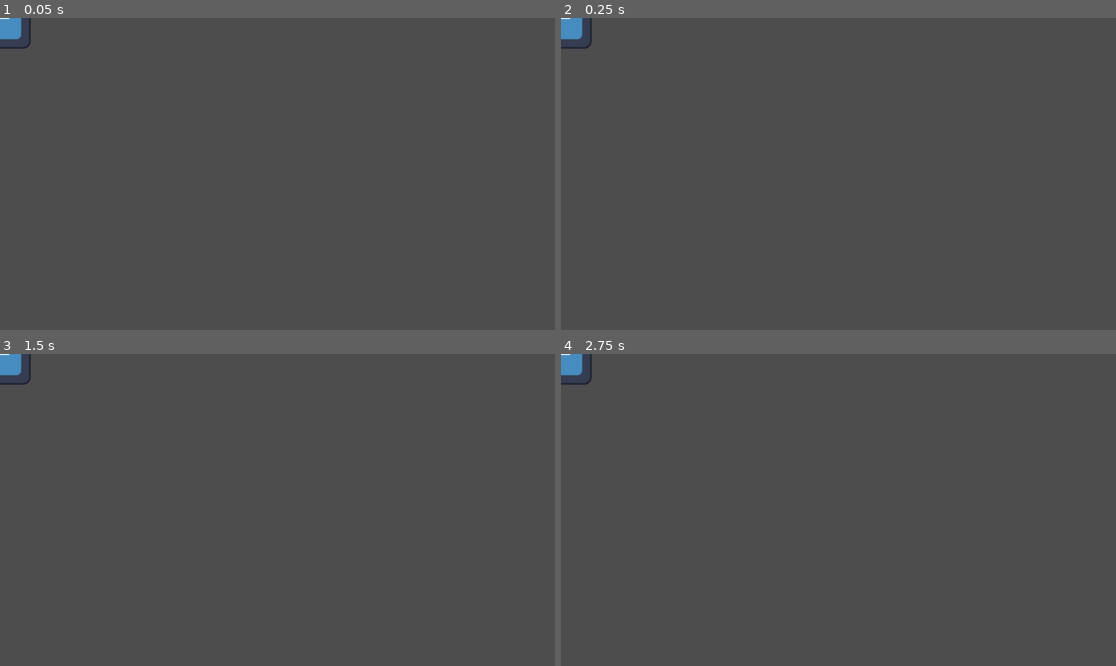
Above: before the commit, frames 1-4 (two rows, left to right).
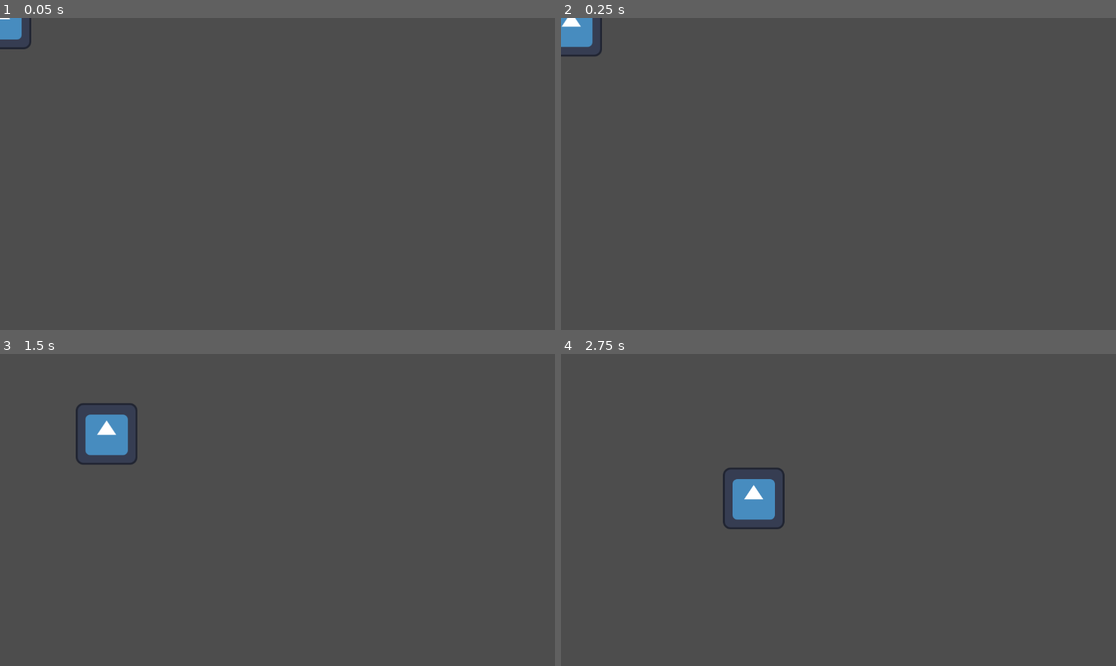
Above: after the commit, the same moments.

Repository: Nemis234/IMT3603-AI-Sim
Game: Godot game, scene res://scenes/Agent/agent.tscn
Same seed, same stepped clock (60 frames per second), same inputs: the game is played once before the commit and once after it. This scene is started directly instead of the project's main scene. The engine's default icon, where the game draws it, is replaced by a stand-in: a white triangle on a blue panel in a dark square.
Inputs:
- Up to frame 1 (0.05 s): no input
- Up to frame 2 (0.25 s): no input
- Up to frame 3 (1.5 s): no input
- Up to frame 4 (2.75 s): no input

The runs differ from the first frame. In frame 1, less than 0.1% of the frame differs, in the area x 0-6%, y 0-11%; in frame 2, 0.5%; in frame 3, 1.6%, in the area x 0-25%, y 0-36%; in frame 4, 1.6%.

Commit message:
feat: Added components for agent velocity,direction and pathfinding

Diff:
--- /dev/null
+++ b/Godot AI sim/ai-simulation-village/scenes/Agent/agent.gd
@@ -0,0 +1,24 @@
+extends CharacterBody2D
+
+@export var direction_component: DirectionComponent
+@export var velocity_component: VelocityComponent
+@export var pathfinding_component: PathfindingComponent
+
+func _physics_process(delta: float) -> void:
+	#Decide target, target could be an entity in the game
+	#This way we could let the LLM decide where to go without querying every direction
+	pathfinding_component.set_target(Vector2(400,300)) #Example
+
+	#Use the pathfinding function to get the next direction towards target
+	#From current direction
+	var move_dir = pathfinding_component.get_direction(global_position)
+
+	#Feed the data from pathfinder_component into direction_component
+	direction_component.set_direction(move_dir)
+
+	#Update the velocity
+	velocity_component.accelerate_towards(direction_component.get_direction(), delta)
+	velocity = velocity_component.get_velocity()
+
+	#Move the agent
+	move_and_slide()
--- a/Godot AI sim/ai-simulation-village/scenes/Agent/agent.tscn
+++ b/Godot AI sim/ai-simulation-village/scenes/Agent/agent.tscn
@@ -1,10 +1,18 @@
-[gd_scene load_steps=3 format=3 uid="uid://l3og62b40map"]
+[gd_scene load_steps=7 format=3 uid="uid://l3og62b40map"]
 
 [ext_resource type="Texture2D" uid="uid://dtvqt81f7l1p8" path="res://icon.svg" id="1_ur1aj"]
+[ext_resource type="Script" uid="uid://bpyvfsygeb62s" path="res://scenes/Agent/agent.gd" id="1_wkksa"]
+[ext_resource type="PackedScene" uid="uid://dd326c0klutaa" path="res://scenes/Components/direction_component.tscn" id="3_r6ke8"]
+[ext_resource type="PackedScene" uid="uid://bgoyoxox63kja" path="res://scenes/Components/velocity_component.tscn" id="4_eh18i"]
+[ext_resource type="PackedScene" uid="uid://wa8mjno70epw" path="res://scenes/Components/pathfinding_component.tscn" id="5_eh18i"]
 
 [sub_resource type="RectangleShape2D" id="RectangleShape2D_wkksa"]
 
-[node name="Agent" type="CharacterBody2D"]
+[node name="Agent" type="CharacterBody2D" node_paths=PackedStringArray("direction_component", "velocity_component", "pathfinding_component")]
+script = ExtResource("1_wkksa")
+direction_component = NodePath("DirectionComponent")
+velocity_component = NodePath("VelocityComponent")
+pathfinding_component = NodePath("PathfindingComponent")
 
 [node name="Sprite2D" type="Sprite2D" parent="."]
 texture = ExtResource("1_ur1aj")
@@ -12,3 +20,10 @@
 [node name="CollisionShape2D" type="CollisionShape2D" parent="."]
 scale = Vector2(6.3, 6.3)
 shape = SubResource("RectangleShape2D_wkksa")
+
+[node name="DirectionComponent" parent="." instance=ExtResource("3_r6ke8")]
+
+[node name="VelocityComponent" parent="." instance=ExtResource("4_eh18i")]
+friction = 1000.0
+
+[node name="PathfindingComponent" parent="." instance=ExtResource("5_eh18i")]
--- /dev/null
+++ b/Godot AI sim/ai-simulation-village/scenes/Components/direction_component.gd
@@ -0,0 +1,11 @@
+extends Node
+class_name DirectionComponent
+
+var direction: Vector2 = Vector2.ZERO
+
+#Usage example in another node: direction_component.set_direction(Vector2.RIGHT)
+func set_direction(dir: Vector2) -> void:
+	direction = dir.normalized()
+
+func get_direction() -> Vector2:
+	return direction
--- /dev/null
+++ b/Godot AI sim/ai-simulation-village/scenes/Components/direction_component.tscn
@@ -0,0 +1,6 @@
+[gd_scene load_steps=2 format=3 uid="uid://dd326c0klutaa"]
+
+[ext_resource type="Script" uid="uid://bvs1hxnh0dsbo" path="res://scenes/Components/direction_component.gd" id="1_ejpny"]
+
+[node name="DirectionComponent" type="Node"]
+script = ExtResource("1_ejpny")
--- /dev/null
+++ b/Godot AI sim/ai-simulation-village/scenes/Components/pathfinding_component.gd
@@ -0,0 +1,22 @@
+extends Node
+class_name PathfindingComponent
+
+var target_position: Vector2 = Vector2.ZERO
+var is_moving: bool = false
+
+#Call this to tell the agent where to go
+func set_target(position: Vector2) -> void:
+	target_position = position
+	is_moving = true
+
+#Returns a normalized direction to move toward the target
+func get_direction(current_position: Vector2) -> Vector2:
+	if not is_moving:
+		return Vector2.ZERO
+
+	var dir = target_position - current_position
+	if dir.length() < 1.0: #Target reached
+		is_moving = false
+		return Vector2.ZERO
+
+	return dir.normalized()
--- /dev/null
+++ b/Godot AI sim/ai-simulation-village/scenes/Components/pathfinding_component.tscn
@@ -0,0 +1,6 @@
+[gd_scene load_steps=2 format=3 uid="uid://wa8mjno70epw"]
+
+[ext_resource type="Script" uid="uid://fftdn5yafop8" path="res://scenes/Components/pathfinding_component.gd" id="1_bgi8s"]
+
+[node name="PathfindingComponent" type="Node"]
+script = ExtResource("1_bgi8s")
--- /dev/null
+++ b/Godot AI sim/ai-simulation-village/scenes/Components/velocity_component.gd
@@ -0,0 +1,26 @@
+extends Node
+class_name VelocityComponent
+
+@export var max_speed: float = 200.0
+@export var acceleration: float = 800.0
+@export var friction: float = 600.0
+
+var velocity: Vector2 = Vector2.ZERO
+
+#Usage example in another node:
+#velocity_component.accelerate_towards(direction_component.get_direction(), delta)
+func accelerate_towards(direction: Vector2, delta: float) -> void:
+	if direction.length() > 0:
+		# Accelerate in the desired direction
+		velocity = velocity.move_toward(direction.normalized() * max_speed, acceleration * delta)
+	else:
+		# Apply friction when no input is given (used for non humanoid movement)
+		#velocity = velocity.move_toward(Vector2.ZERO, friction * delta)
+
+		#Stops the entity at desired location
+		velocity = Vector2.ZERO
+
+		#Maybe implement some clamp function later
+
+func get_velocity() -> Vector2:
+	return velocity
--- /dev/null
+++ b/Godot AI sim/ai-simulation-village/scenes/Components/velocity_component.tscn
@@ -0,0 +1,6 @@
+[gd_scene load_steps=2 format=3 uid="uid://bgoyoxox63kja"]
+
+[ext_resource type="Script" uid="uid://cwa2i3wu64uto" path="res://scenes/Components/velocity_component.gd" id="1_edvlg"]
+
+[node name="VelocityComponent" type="Node"]
+script = ExtResource("1_edvlg")
Not shown, added: Godot AI sim/ai-simulation-village/scenes/Agent/agent.gd.uid
Not shown, added: Godot AI sim/ai-simulation-village/scenes/Components/direction_component.gd.uid
Not shown, added: Godot AI sim/ai-simulation-village/scenes/Components/pathfinding_component.gd.uid
Not shown, added: Godot AI sim/ai-simulation-village/scenes/Components/velocity_component.gd.uid
